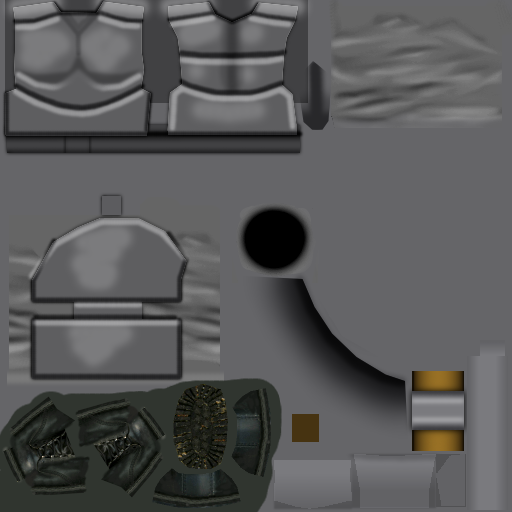
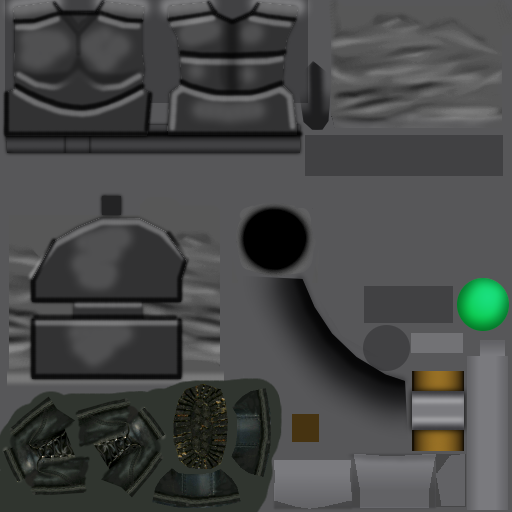
Two versions of the same layered image (512x512). Layer-by-layer changes:
added layer "lens#2" (multiply, 45%) above "lens#1" over 457, 278, 509, 331
added layer "lens#1" (soft light) above "lens" over 457, 278, 509, 331
added layer "lens" above "Neue Ebene" over 457, 278, 509, 331
added layer "lens_ring" above "uv_helmet" over 411, 333, 463, 353
added layer "armor_body-Kopie" above "armor_body" over 5, 1, 298, 136
added layer "armor_legs-Kopie" above "armor_legs" over 32, 196, 187, 379
added layer "sleeves-Kopie" above "sleeves" over 232, 0, 512, 283
hid "sleeves" over 232, 0, 512, 283
added layer "pants_wrinkles-Kopie" above "pants_wrinkles" over 9, 197, 220, 382
hid "pants_wrinkles" over 9, 197, 220, 382
added layer "goggle" above "body-Kopie#1" over 305, 135, 503, 371
added layer "body-Kopie#1" above "body-Kopie" over 0, 0, 512, 512
hid "body-Kopie" over 0, 0, 512, 512
